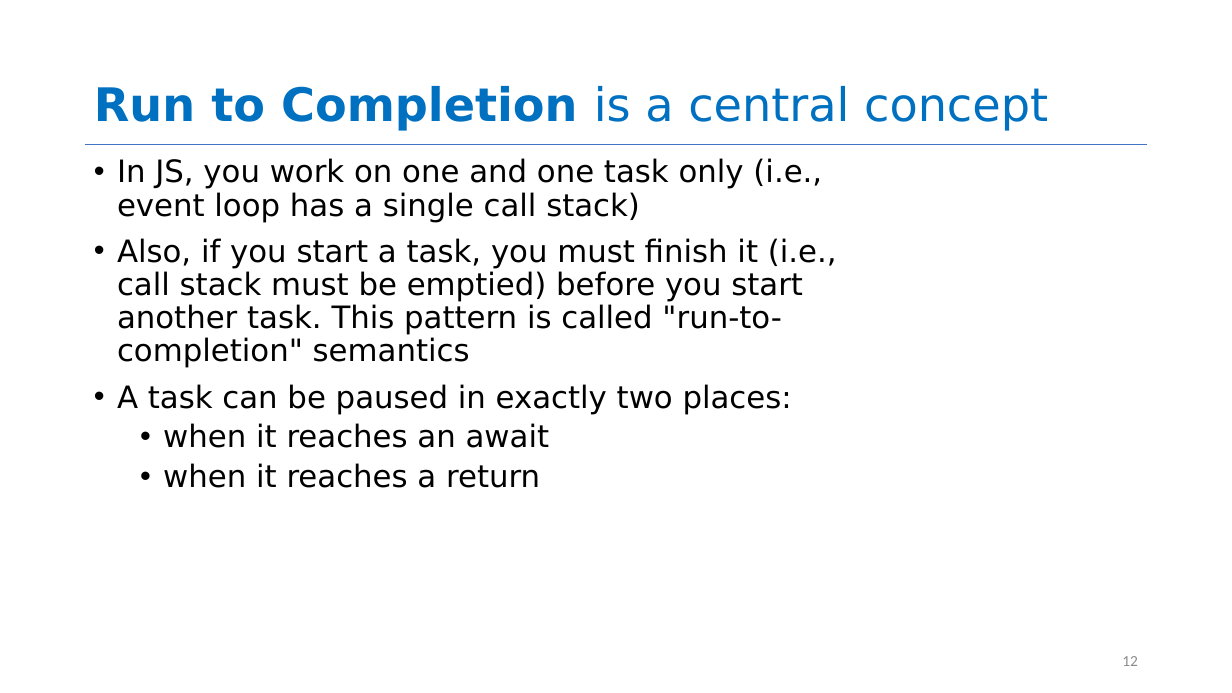
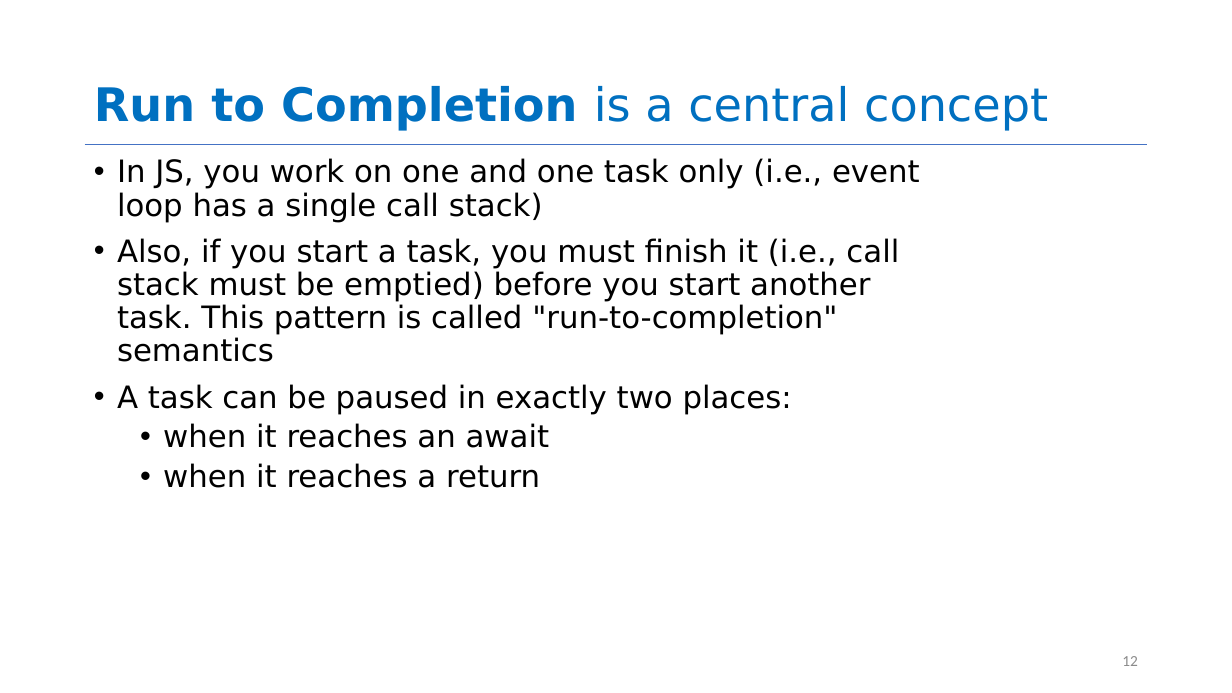
Before and after one commit to neu-se/CS4530-Fall-2026, a slide deck: slide 12 of Slides/Module 08 Concurrency.pptx. Drawn at 1232x693 pixels with LibreOffice and Linux fonts; fonts in the diff are those of the drawing. Boxes give left, top, right and bottom in pixels: in the first picture for what was removed or moved away, otherwise in the second. Text is boxed around its words. In the diff, an @@ line names an element or a change of style, - is before the commit and + after.

```diff
--- a/Slides/Module 08 Concurrency.pptx
+++ b/Slides/Module 08 Concurrency.pptx
@@ text "In JS, you work on ..." rewrapped from (117,158,837,488) to (117,158,920,488) @@
```
Also in this commit, not shown: 3 other slides changed, 1 other file.
